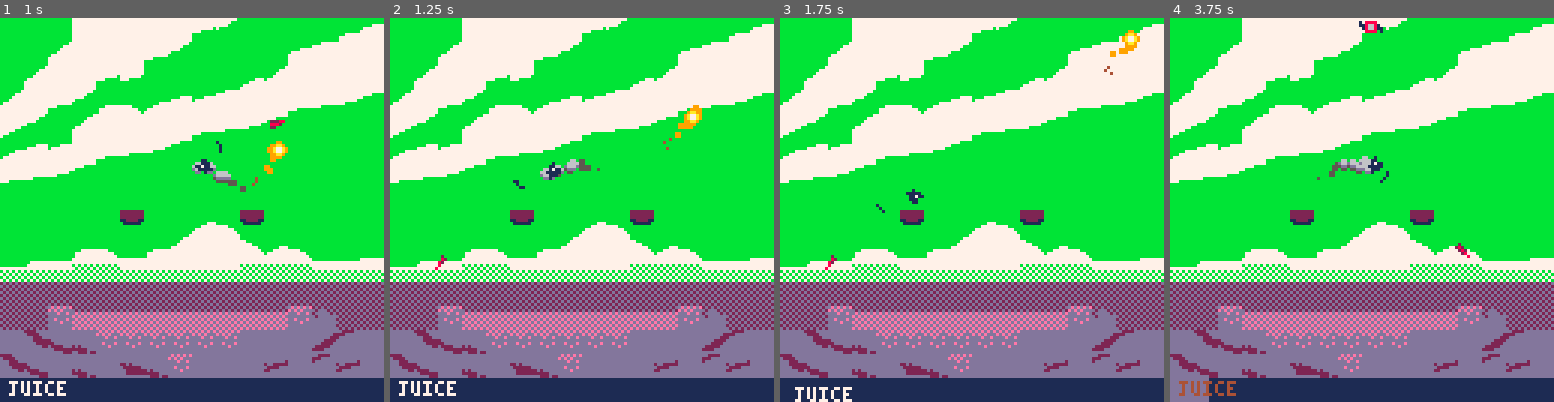
Above: before the commit, frames 1-4 (left to right).
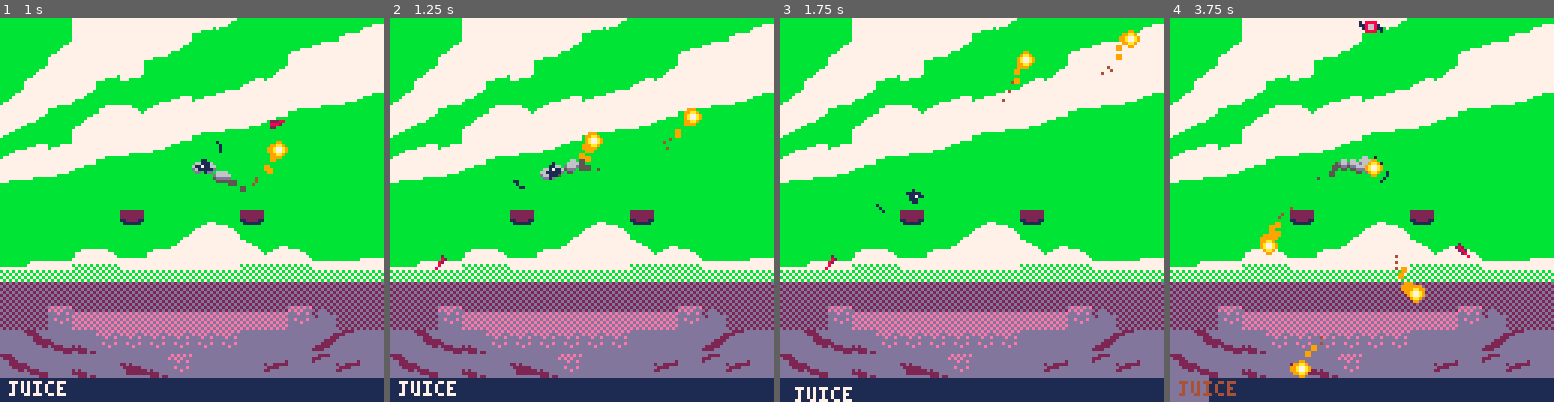
Above: after the commit, the same moments.

Repository: Jebuu/LD40
Game: PICO-8 cartridge ld40.p8
Two runs of this game, one before a commit and one after it. Both use one fixed random seed, a clock stepped at 60 frames per second and the inputs below.
Inputs (mouse positions are in pixels of both pictures, inside the frame that each line leads up to):
- Up to frame 1 (1 s): tap X (X key) at 0.33 s; click (280, 121) at 0.67 s; tap O (Z key) at 0.7 s
- Up to frame 2 (1.25 s): tap X (X key) at 1.07 s; click (436, 267) at 1.22 s
- Up to frame 3 (1.75 s): hold Right from 1.6 s (still down); tap O (Z key) at 1.7 s
- Up to frame 4 (3.75 s): click (1277, 114) at 1.77 s; tap X (X key) at 1.85, 2.97 s; release Right at 2.1 s; tap O (Z key) every 0.4 s from 2.1 to 3.7 s; hold Up 2.15-2.42 s; click (1342, 259) at 2.32 s; hold Right 2.47-3.03 s; click (1404, 106) at 2.87 s; hold Left 3.08-3.58 s; click (1465, 256) at 3.42 s; hold Down from 3.63 s (still down)

Frame 1 is identical in both runs. In frame 2, 0.4% of the frame differs, in the area x 49-82%, y 22-38%; in frame 3, 0.4%; in frame 4, 1.0%, in the area x 23-67%, y 36-94%.

Commit message:
hacked in random shots during dash

Diff:
--- a/ld40.p8
+++ b/ld40.p8
@@ -149,15 +149,21 @@
         if ( btn( 4 ) or mouse.btn_state[2] ) then start_dash() end
         -- shoot
         -- shooting with arrow keys
-        if ( ( btn( 5 ) or mouse.btn_state[1] ) and t > st + ( 10 - flr( juice_count / 2 ) ) ) then
-            st = t
-            make_actor(3, player.pt.x, player.pt.y)
+        if ( ( btn( 5 ) or mouse.btn_state[1] ) ) then
+            shoot()
         end
     elseif ( player.state == 1 ) then -- dash state
         dash()
     end
     update_particles()
     camera_position()
+end
+
+function shoot()
+    if (t > st + ( 10 - flr( juice_count / 2 ) )) then
+        st = t
+        make_actor(3, player.pt.x, player.pt.y)
+    end
 end
 
 --left
@@ -219,10 +225,10 @@
 
     -- show current value of actors
     rectfill( 0, 90, 30, 96, 5 )
-    print( "juice: "..juice_count, 1, 91, 7 )
+    print( "x2: "..aim.x2, 1, 91, 7 )
 
     rectfill( 0, 96, 30, 102, 5 )
-    print( "b: "..count( bullets ), 1, 97, 7 )
+    print( "y2: "..aim.y2, 1, 97, 7 )
 
     rectfill( 0, 102, 30, 108, 5 )
     print( "a: "..atan2( mouse.pos.x - player.pt.x, player.pt.y - mouse.pos.y ), 1, 103, 7 )
@@ -394,7 +400,12 @@
             add( a.list, a )
         end
         if ( a.type == 3 ) then -- bullet
-            if ( mouse_aim ) then
+            if ( player.state == 1 ) then
+                local v=m_vec( rnd(100) *2 - 100, rnd(100) *2 - 100)
+                local d,l=v:getnorm()
+                a.dirx = d.x
+                a.diry = d.y
+            elseif ( mouse_aim ) then
                 local v=m_vec(x-aim.x2,y-aim.y2)
                 local d,l=v:getnorm()
                 a.dirx = d.x
@@ -441,6 +452,7 @@
         if ( dash_target.x < player.pt.x ) then player.pt.x -= 1 * dash_speed elseif (dash_target.x > player.pt.x ) then player.pt.x += 1 * dash_speed end
         player.pt.y = dash_target.y + sin( player.stimer / 40 ) * 10
         trail( player, 208, 3, 1, rnd(3)-2, rnd(3)-2, 10 )
+        shoot()
     end
 end
 
